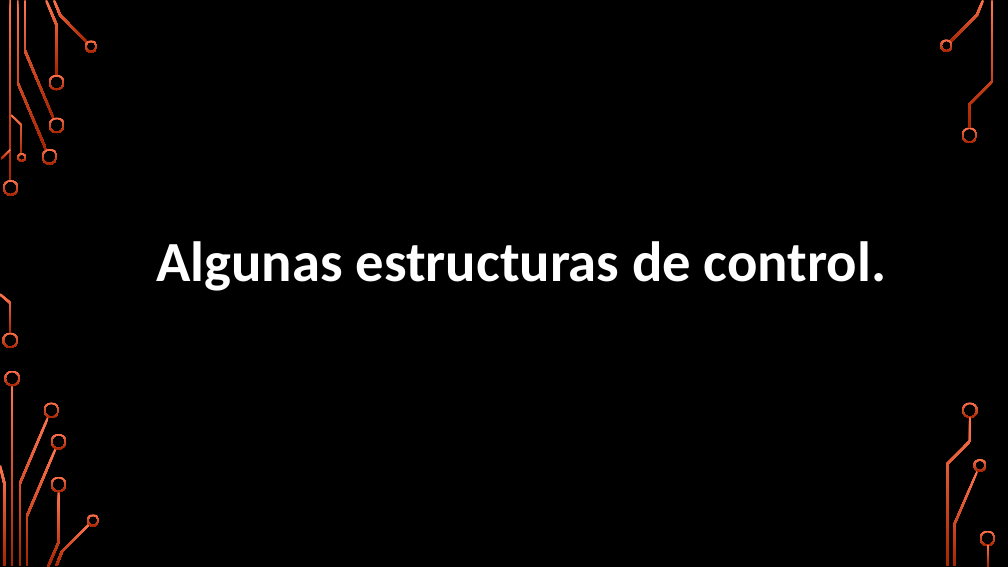
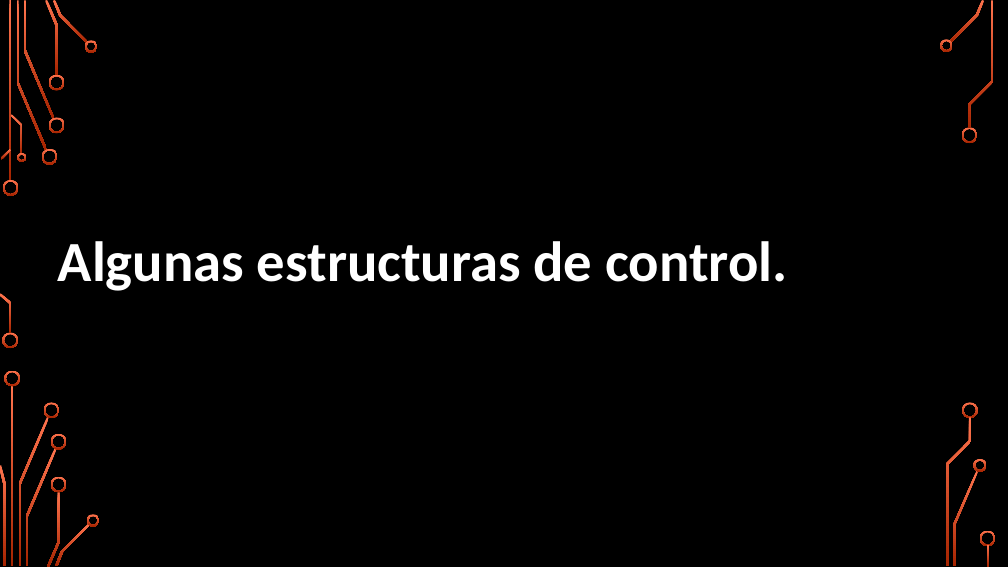
Before and after one commit to Biblioteca-Organizacion-ULP/Segundo-Cuatrimestre-biblioteca, a slide deck: slide 33 of primer-anio/segundo-cuatrimestre/base-de-datos/teoria/7 Procedimientos_almacenados_2.pptx. Drawn at 1008x567 pixels with LibreOffice and Linux fonts; fonts in the diff are those of the drawing; background and template pictures are left out. Boxes give left, top, right and bottom in pixels: in the first picture for what was removed or moved away, otherwise in the second. Text is boxed around its words. In the diff, an @@ line names an element or a change of style, - is before the commit and + after.

```diff
--- a/primer-anio/segundo-cuatrimestre/base-de-datos/teoria/7 Procedimientos_almacenados_2.pptx
+++ b/primer-anio/segundo-cuatrimestre/base-de-datos/teoria/7 Procedimientos_almacenados_2.pptx
@@ text "Algunas estructuras de control." moved from (x1=156, y1=241, x2=886, y2=291) to (x1=58, y1=241, x2=787, y2=291) @@
```
Also in this commit, not shown: 20 other slides changed, 3 other files.
